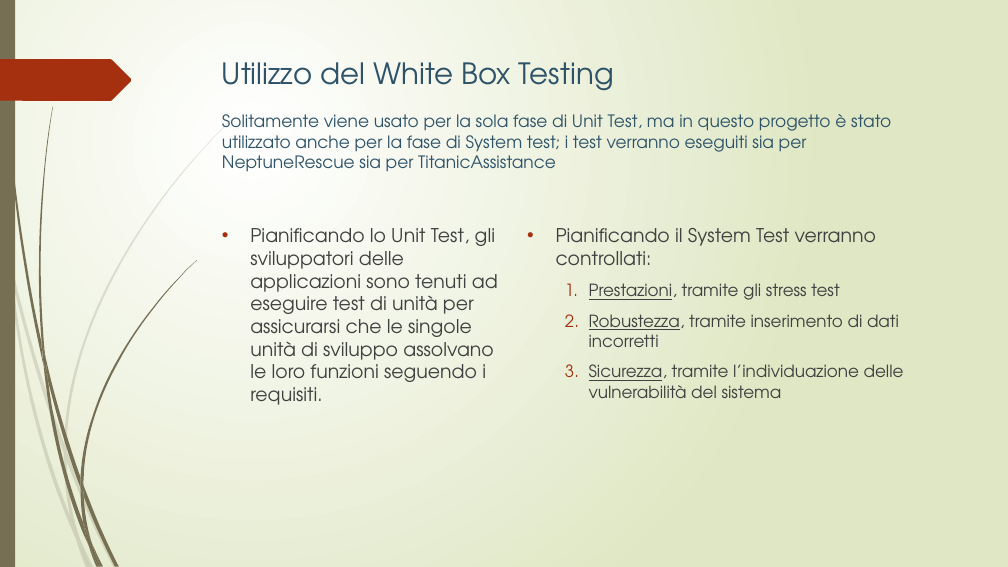
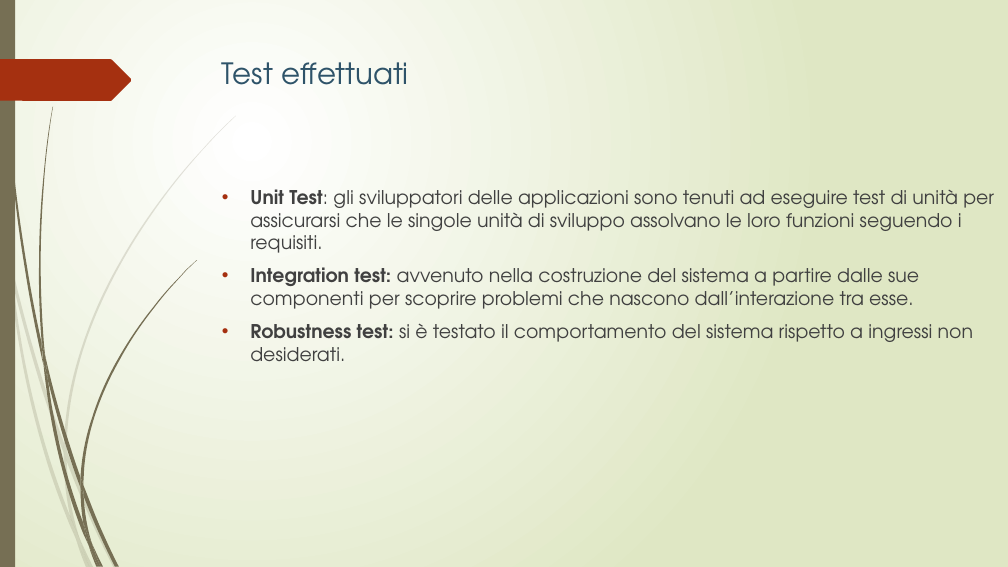
Before and after one commit to lpleo/Ingegneria_Software_2014, a slide deck: slide 18 of Slide/Slide Sparta.pptx (slide 15 before the commit). Drawn at 1008x567 pixels with LibreOffice and Linux fonts; fonts in the diff are those of the drawing. Boxes give left, top, right and bottom in pixels: in the first picture for what was removed or moved away, otherwise in the second. Text is boxed around its words. In the diff, an @@ line names an element or a change of style, - is before the commit and + after.

```diff
--- a/Slide/Slide Sparta.pptx
+++ b/Slide/Slide Sparta.pptx
@@ title at [222,62,408,85]: text changed; size 16.2 to 27.9 pt @@
-Utilizzo del White Box Testing
-Solitamente viene usato per la sola fase di Unit Test, ma in questo progetto è stato utilizzato anche per la fase di System test; i test verranno eseguiti sia per NeptuneRescue sia per TitanicAssistance
+Test effettuati
@@ text at [250,189,994,361]: text changed @@
-• Pianificando lo Unit Test, gli sviluppatori delle applicazioni sono tenuti ad eseguire test di unità per assicurarsi che le singole unità di sviluppo assolvano le loro funzioni seguendo i requisiti.
+• Unit Test: gli sviluppatori delle applicazioni sono tenuti ad eseguire test di unità per assicurarsi che le singole unità di sviluppo assolvano le loro funzioni seguendo i requisiti.
+• Integration test: avvenuto nella costruzione del sistema a partire dalle sue componenti per scoprire problemi che nascono dall’interazione tra esse.
+• Robustness test: si è testato il comportamento del sistema rispetto a ingressi non desiderati.
@@ text removed at [556,228,904,398] @@
-• Pianificando il System Test verranno controllati:
-  1. Prestazioni, tramite gli stress test
-  2. Robustezza, tramite inserimento di dati incorretti
-  3. Sicurezza, tramite l’individuazione delle vulnerabilità del sistema
```
Also in this commit, not shown: 3 other slides changed, 3 slides added, 2 slides removed, 1 other file.
